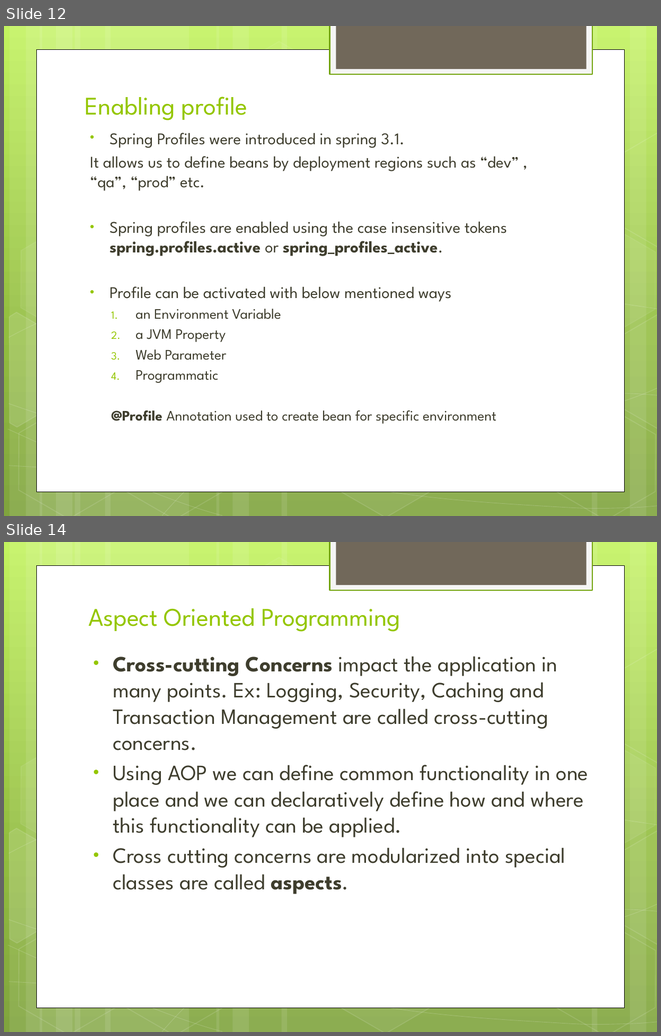
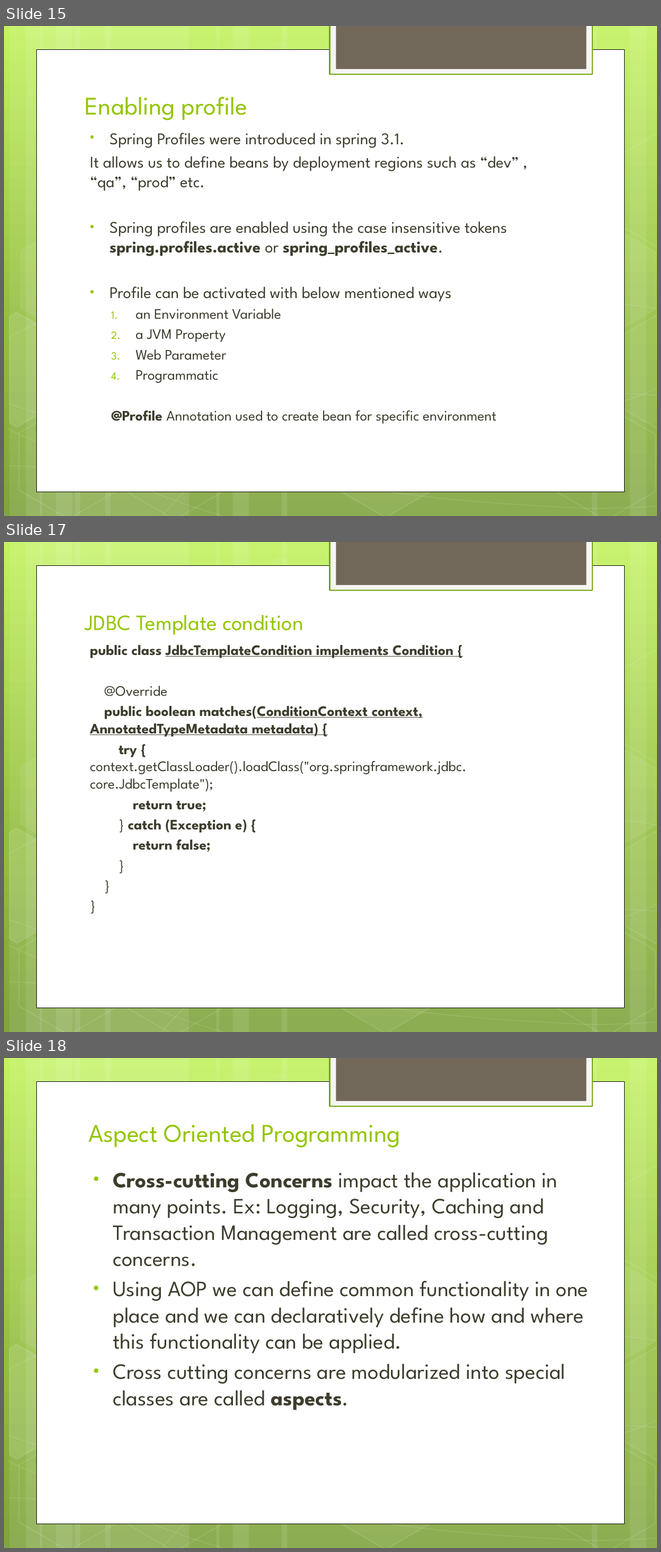
Before and after one commit to IPython-Learn/spring-java-training, a slide deck: SpringJavaTraining.pptx. Shown one above the other, each under a label of ours: slides 12 and 14 before the commit, slides 15, 17 and 18 after it; the slides between them are not shown. The pictures are 661x1036 and 661x1552 pixels, drawn with LibreOffice and Linux fonts; fonts in the diff are those of the drawing. Boxes give left, top, right and bottom in pixels: in the first picture for what was removed or moved away, otherwise in the second. Text is boxed around its words. In the diff, an @@ line names an element or a change of style, - is before the commit and + after.

Commit message:
spring java based config

```diff
--- a/SpringJavaTraining.pptx
+++ b/SpringJavaTraining.pptx
@@ slide 17 added at [4, 542, 657, 1032], background gradient #C3F35F to #93BF3F to #81A53E; not listed: 31 template elements that a slide beside it also shows @@
@@ title added at [85, 615, 303, 635], 24 pt, text #94C600 @@
+JDBC Template condition
@@ text added at [90, 645, 466, 852], 16 pt, text #3E3D2D, bold @@
+public class JdbcTemplateCondition implements Condition {
+@Override
+public boolean matches(ConditionContext context, AnnotatedTypeMetadata metadata) {
+try { context.getClassLoader().loadClass("org.springframework.jdbc. core.JdbcTemplate");
+return true;
+} catch (Exception e) {
+return false;
+}
+}
+}
@@ what was slide 12 is now slide 15 @@
@@ what was slide 14 is now slide 18 @@
```
Also in this commit, not shown: 7 slides changed, 4 other slides added, 1 slide removed, 8 other files.
